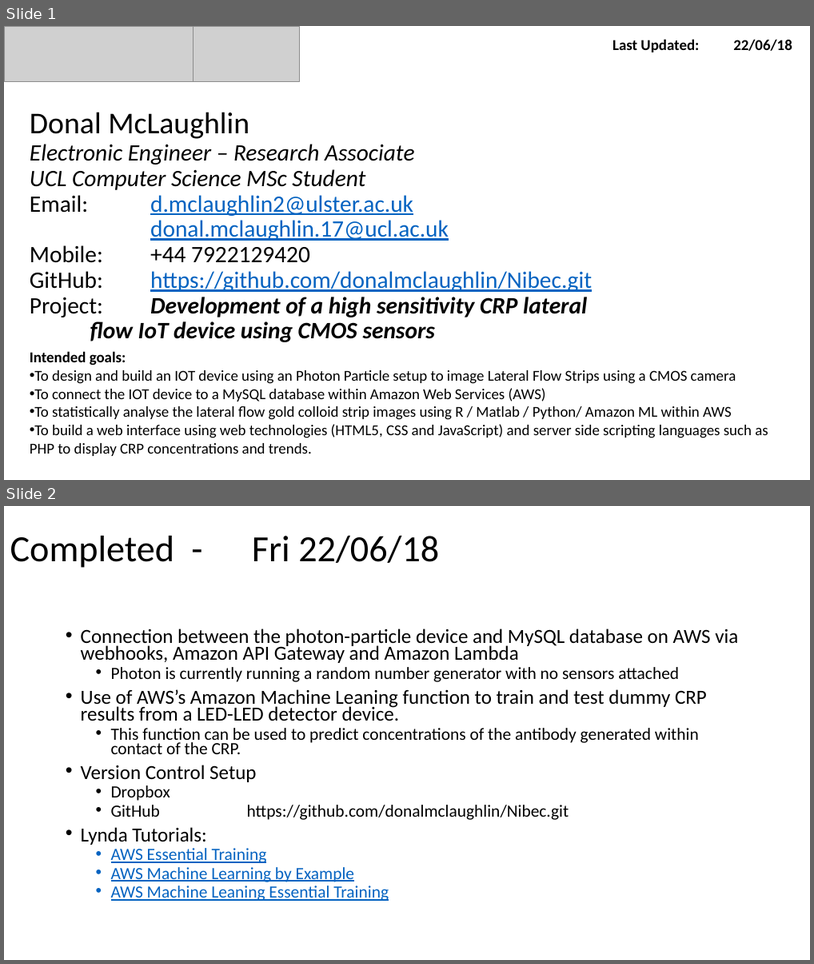
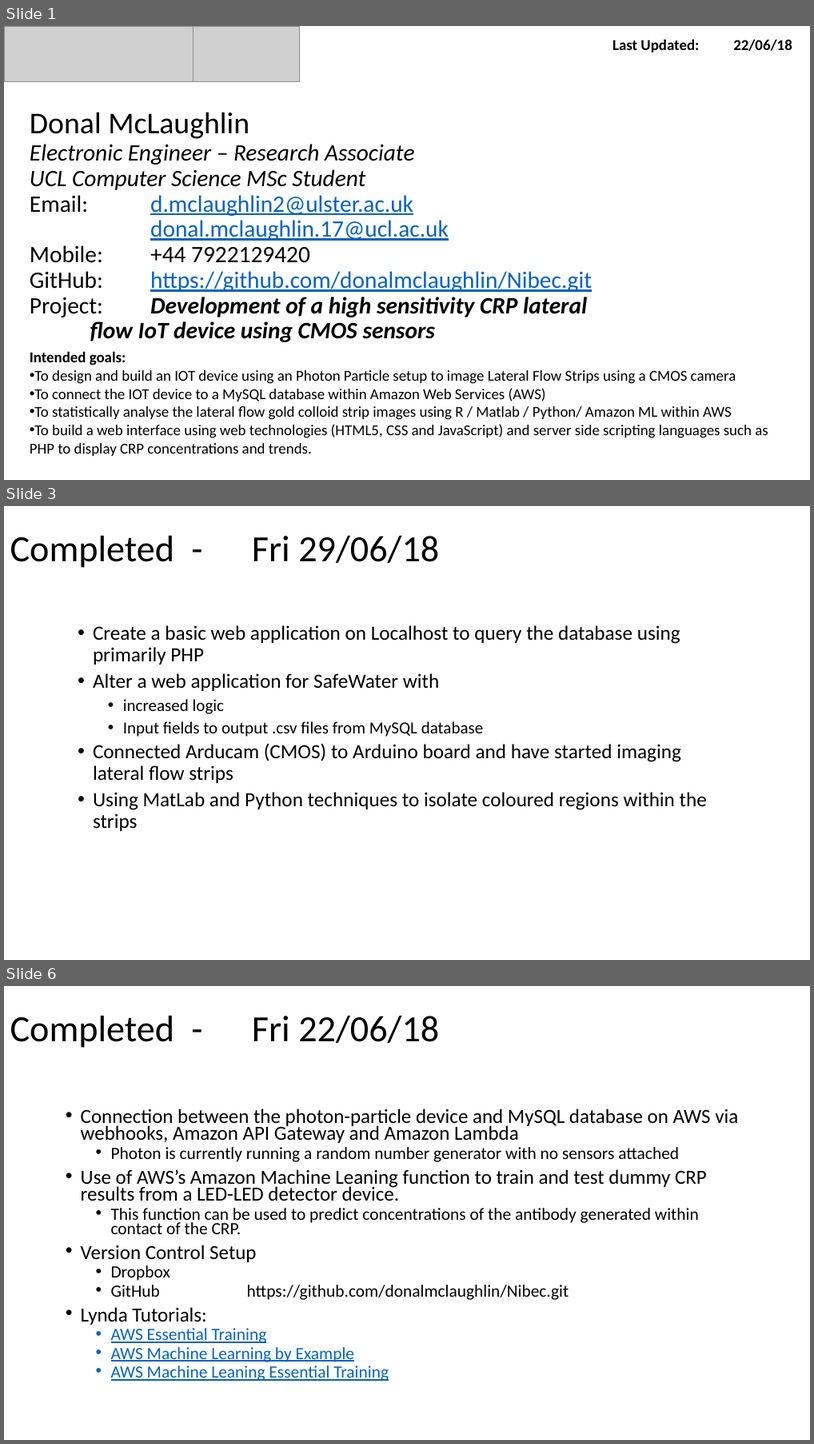
Before and after one commit to donalmclaughlin/Nibec, a slide deck: Donal_McLaughlin_WeeklyReport.pptx. Shown one above the other, each under a label of ours: slides 1 and 2 before the commit, slides 1, 3 and 6 after it; the slides between them are not shown. The pictures are 814x964 and 814x1444 pixels, drawn with LibreOffice and Linux fonts; fonts in the diff are those of the drawing; grey boxes stand for pictures. Boxes give left, top, right and bottom in pixels: in the first picture for what was removed or moved away, otherwise in the second. Text is boxed around its words. In the diff, an @@ line names an element or a change of style, - is before the commit and + after.

```diff
--- a/Donal_McLaughlin_WeeklyReport.pptx
+++ b/Donal_McLaughlin_WeeklyReport.pptx
@@ slide 3 added at <box>4,506,810,960</box>, background #FFFFFF @@
@@ title added at <box>10,536,439,568</box>, 44 pt, text #000000 @@
+Completed - Fri 29/06/18
@@ text added at <box>93,625,707,831</box>, 24 pt, text #000000 @@
+  • Create a basic web application on Localhost to query the database using primarily PHP
+  • Alter a web application for SafeWater with
+    • increased logic
+    • Input fields to output .csv files from MySQL database
+  • Connected Arducam (CMOS) to Arduino board and have started imaging lateral flow strips
+  • Using MatLab and Python techniques to isolate coloured regions within the strips
@@ what was slide 2 is now slide 6 @@
```
Also in this commit, not shown: 3 other slides added, 11 other files.
